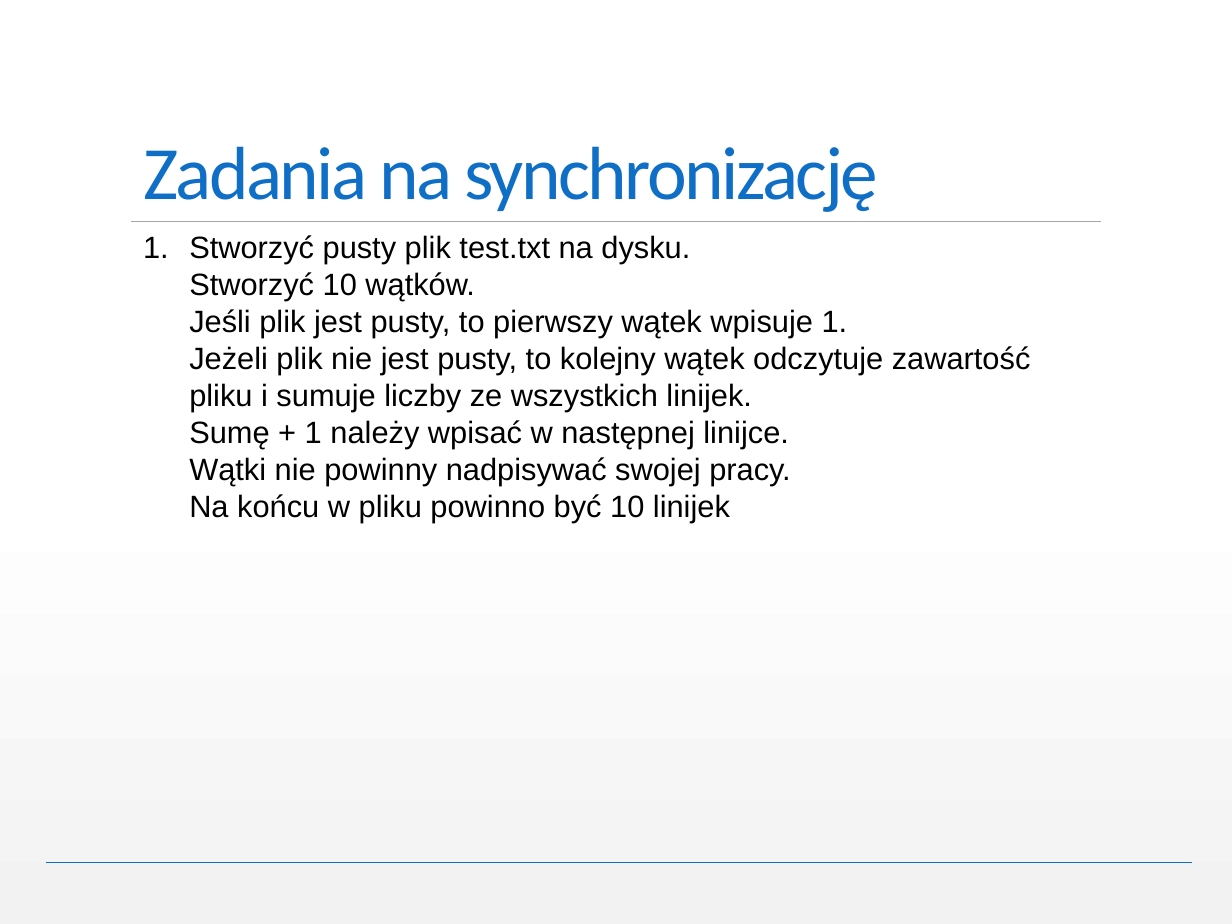
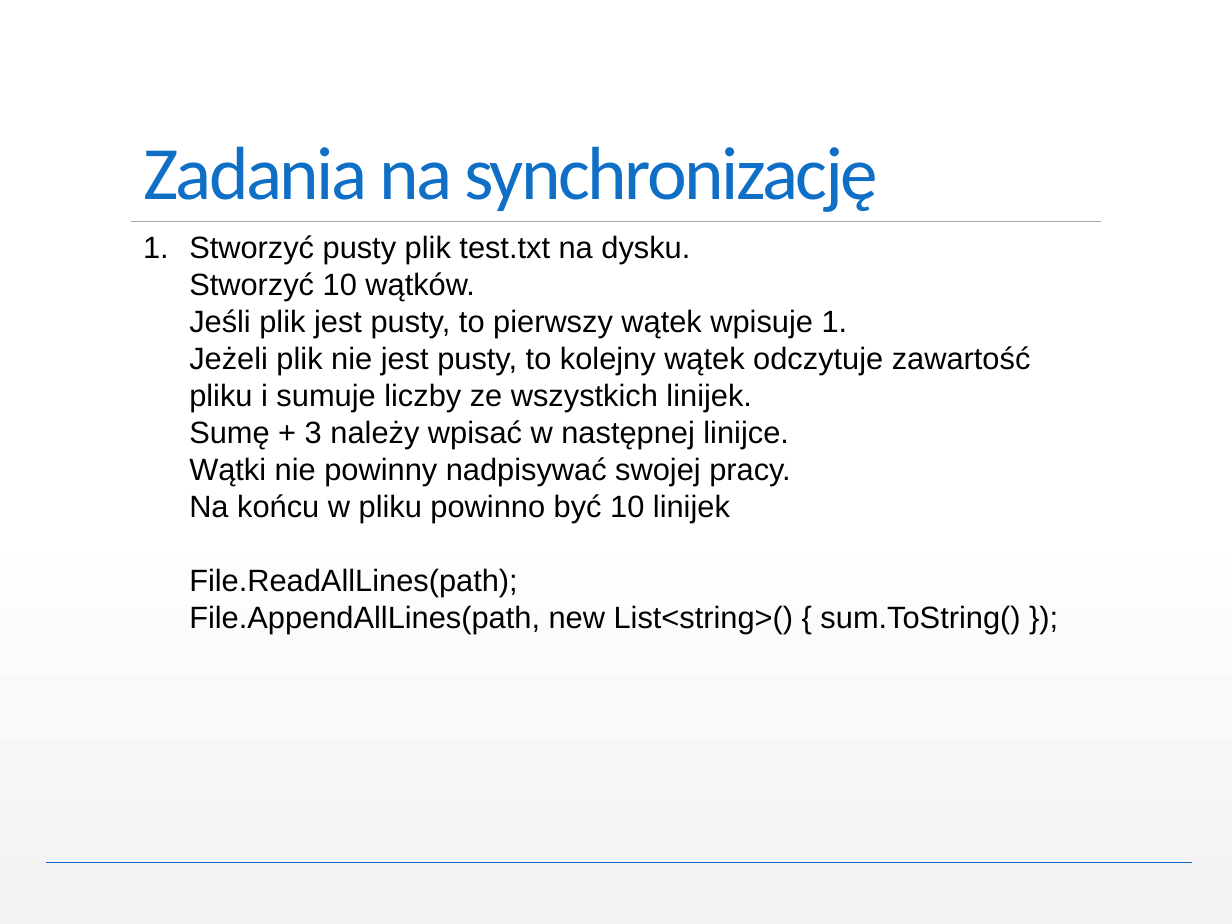
Before and after one commit to miloszzieba/.NetAdvanced, a slide deck: slide 46 of NET Framework Advanced.pptx. Drawn at 1232x924 pixels with LibreOffice and Linux fonts; fonts in the diff are those of the drawing. Boxes give left, top, right and bottom in pixels: in the first picture for what was removed or moved away, otherwise in the second. Text is boxed around its words. In the diff, an @@ line names an element or a change of style, - is before the commit and + after.

```diff
--- a/NET Framework Advanced.pptx
+++ b/NET Framework Advanced.pptx
@@ text at [189, 235, 1031, 633]: text changed @@
-1. Stworzyć pusty plik test.txt na dysku.
-   Stworzyć 10 wątków.
-   Jeśli plik jest pusty, to pierwszy wątek wpisuje 1.
-   Jeżeli plik nie jest pusty, to kolejny wątek odczytuje zawartość pliku i sumuje liczby ze wszystkich linijek.
-   Sumę + 1 należy wpisać w następnej linijce.
-   Wątki nie powinny nadpisywać swojej pracy.
-   Na końcu w pliku powinno być 10 linijek
+1. Stworzyć pusty plik test.txt na dysku.
+   Stworzyć 10 wątków.
+   Jeśli plik jest pusty, to pierwszy wątek wpisuje 1.
+   Jeżeli plik nie jest pusty, to kolejny wątek odczytuje zawartość pliku i sumuje liczby ze wszystkich linijek.
+   Sumę + 3 należy wpisać w następnej linijce.
+   Wątki nie powinny nadpisywać swojej pracy.
+   Na końcu w pliku powinno być 10 linijek
+   File.ReadAllLines(path);
+   File.AppendAllLines(path, new List<string>() { sum.ToString() });
```
Also in this commit, not shown: 3 other slides changed, 3 slides added.
